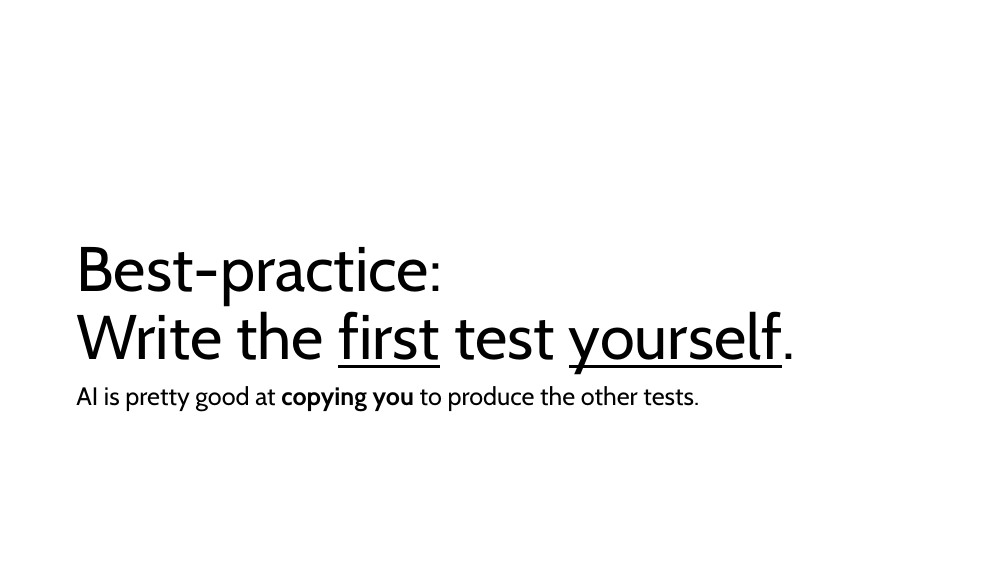
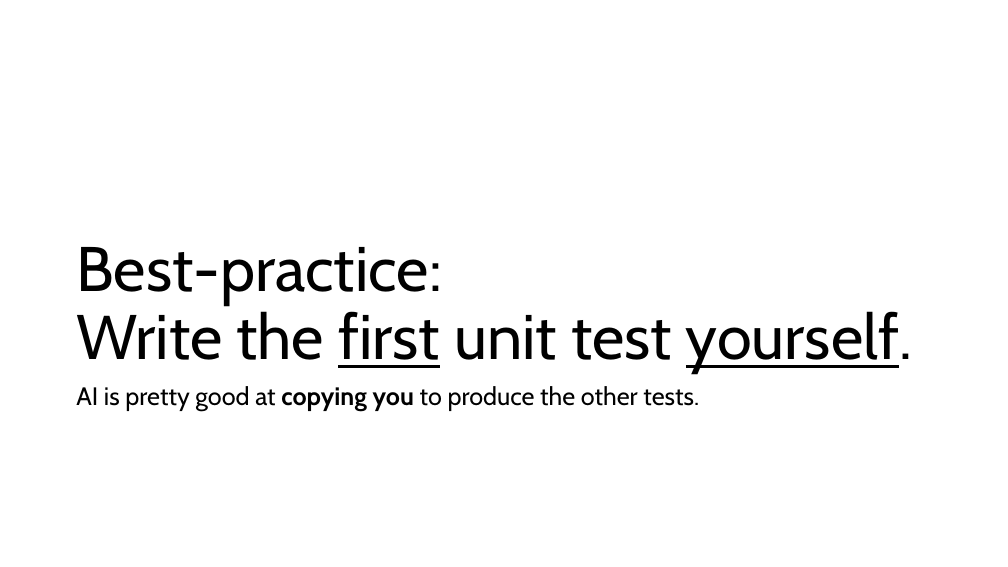
Before and after one commit to RHIT-southfej/csse290-ai, a slide deck: slide 19 of ClassMaterials/Week5/Agent Mode.pptx (slide 17 before the commit). Drawn at 1008x567 pixels with LibreOffice and Linux fonts; fonts in the diff are those of the drawing. Boxes give left, top, right and bottom in pixels: in the first picture for what was removed or moved away, otherwise in the second. Text is boxed around its words. In the diff, an @@ line names an element or a change of style, - is before the commit and + after.

```diff
--- a/ClassMaterials/Week5/Agent Mode.pptx
+++ b/ClassMaterials/Week5/Agent Mode.pptx
@@ title at bbox=[76, 247, 912, 374]: text changed @@
-Best-practice:
-Write the first test yourself.
+Best-practice:
+Write the first unit test yourself.
```
Also in this commit, not shown: 10 other slides changed, 3 slides added.
